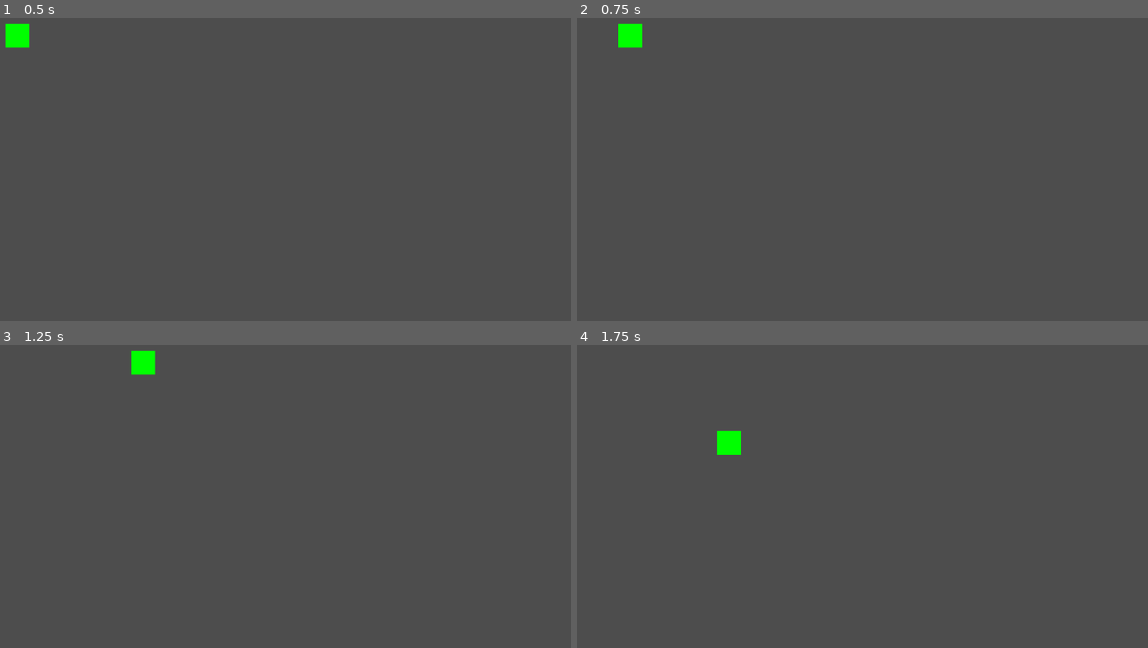
Above: before the commit, frames 1-4 (two rows, left to right).
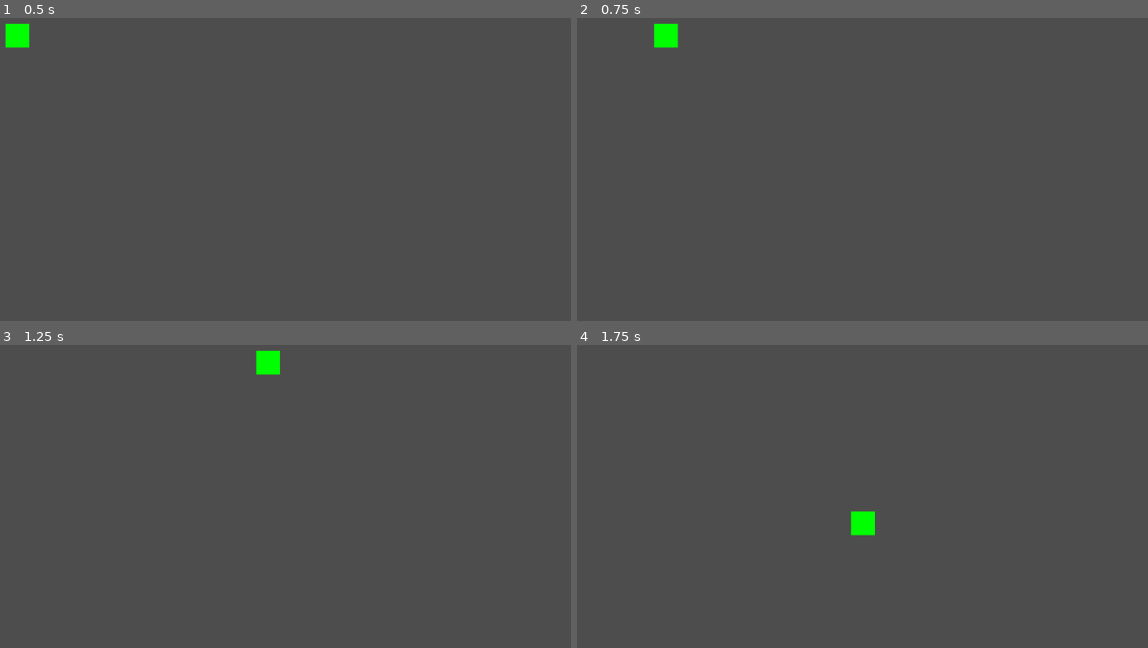
Above: after the commit, the same moments.

Repository: evanta/CISC-2540-Game-Design-
Game: Godot game, scene res://node_2d.tscn
The game is run twice, just before and just after one commit, with the same random seed, the same clock (stepped at 60 frames per second) and the same inputs.
Inputs:
- Up to frame 1 (0.5 s): no input
- Up to frame 2 (0.75 s): tap Enter (ui_accept) at 0.5 s; hold Right (ui_right) from 0.53 s (still down)
- Up to frame 3 (1.25 s): keep holding Right (ui_right); tap Enter (ui_accept) at 0.77 s
- Up to frame 4 (1.75 s): release Right (ui_right) at 1.28 s; hold Down (ui_down) from 1.28 s (still down); tap Enter (ui_accept) at 1.52 s

Frame 1 is identical in both runs. In frame 2, 0.7% of the frame differs, in the area x 7-18%, y 1-10%; in frame 3, 0.7%; in frame 4, 0.7%.

Commit message:
fix colorRect script to use the "speed" var.

Diff:
--- a/lab-2/color_rect.gd
+++ b/lab-2/color_rect.gd
@@ -7,13 +7,13 @@
 
 func _process(delta):
 	if Input.is_action_pressed("ui_right"):
-		position.x += delta + 5
+		position.x += delta + speed
 	if Input.is_action_pressed("ui_left"):
-		position.x -= delta + 5
+		position.x -= delta + speed
 	if Input.is_action_pressed("ui_up"):
-		position.y -= delta + 5
+		position.y -= delta + speed
 	if Input.is_action_pressed("ui_down"):
-		position.y += delta + 5
+		position.y += delta + speed
 
 	if Input.is_action_just_pressed("ui_accept"):
 		color = Color(255, 0, 0)
--- a/lab-2/node_2d.tscn
+++ b/lab-2/node_2d.tscn
@@ -11,3 +11,4 @@
 offset_bottom = 54.0
 shortcut_context = NodePath(".")
 script = ExtResource("1_wtcfe")
+speed = 10
